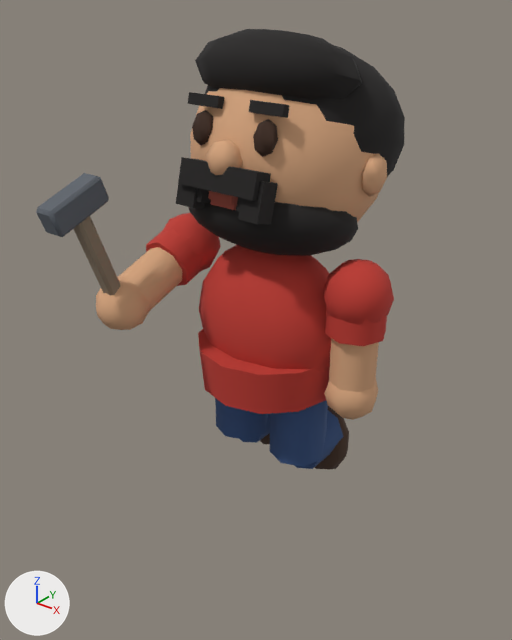
Two versions of the glTF model personal-website/public/models/cabin/eduard.glb, one commit apart.
One viewpoint serves both versions: a camera (50 mm lens) standing at (1.035, -1.357, 1.39) and looking at (0.045, -0.12, 0.623). Lighting does not change. The marker at lower left points along +X, +Y and +Z. The first picture is the older version. Where no turn or scale is listed for an object, it has been applied to the vertices.

Before the edit, the objects in view are built like this:
```python
me_eduard_hammer = bpy.data.meshes.new('Eduard_Hammer')
me_eduard_hammer.from_pydata(...)  # 48 vertices, 88 faces; spans x -0.03..0.03, y -0.13..0.073, z -0.162..0.182
# faces by material slot: [44, 44]
me_eduard_hammer.materials.append(mat_weathered)  # brown #8d7d69
me_eduard_hammer.materials.append(mat_hammer_head)  # dark grey #5d636b
me_eduard_legl = bpy.data.meshes.new('Eduard_LegL')
me_eduard_legl.from_pydata(...)  # an 8-sided cylinder along z spanning x -0.08..0.08, y -0.08..0.08, z -0.11..0.11
me_eduard_legl.materials.append(mat_denim)  # blue #35507e
me_eduard_legr = bpy.data.meshes.new('Eduard_LegR')
me_eduard_legr.from_pydata(...)  # an 8-sided cylinder along z spanning x -0.08..0.08, y -0.08..0.08, z -0.11..0.11
me_eduard_legr.materials.append(mat_denim)  # blue #35507e
ob_eduard_hammer = bpy.data.objects.new('Eduard_Hammer', me_eduard_hammer)
ob_eduard_hammer.location = (-0.26, -0.352, 0.801)
ob_eduard_legl_001 = bpy.data.objects.new('Eduard_LegL.001', me_eduard_legl)
ob_eduard_legl_001.location = (0.1, 0.0, 0.3)
ob_eduard_legr_001 = bpy.data.objects.new('Eduard_LegR.001', me_eduard_legr)
ob_eduard_legr_001.location = (-0.1, 0.0, 0.3)
# also in view: 'Eduard_Torso' at (0.0, 0.0, 0.57); 'Eduard_Mustache' at (0.0, -0.176, 0.957); 'Eduard_ArmR.001' at (-0.26, -0.148, 0.691); 'Eduard_ArmL' at (0.26, 0.0, 0.582); 'Eduard_Head.001' at (0.0, 0.071, 1.024)
```
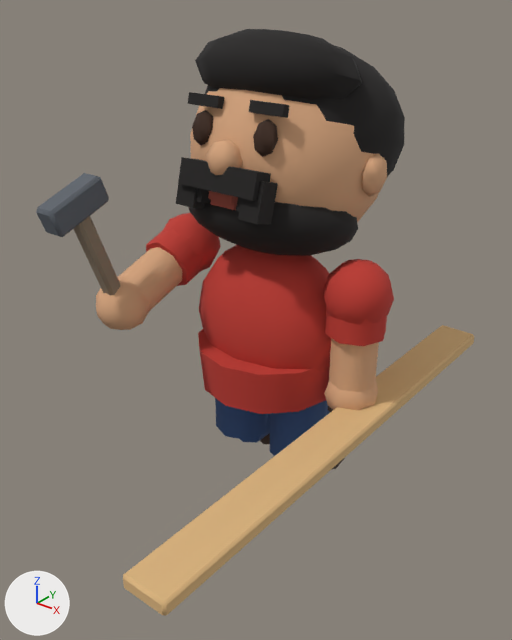
What differs and where, as boxes [x1, y1, x2, y2] in the pictures (512 x 640 px):
'Eduard_Board', added (beige)
    after: [123, 325, 474, 616]

What changed in the scene script:
```text
Add mat_lumber:
    mat_lumber = principled_material('lumber')
    mat_lumber.base_color = (0.716, 0.462, 0.209)  # beige #dcb57e
    mat_lumber.roughness = 0.9
Add me_eduard_board:
    me_eduard_board.from_pydata(...)  # 24 vertices, 44 faces; spans x -0.055..0.055, y -0.65..0.65, z -0.018..0.018
    me_eduard_board.materials.append(mat_lumber)  # beige #dcb57e
Add ob_eduard_board:
    ob_eduard_board = bpy.data.objects.new('Eduard_Board', me_eduard_board)
    ob_eduard_board.location = (0.31, -0.12, 0.41)
```
